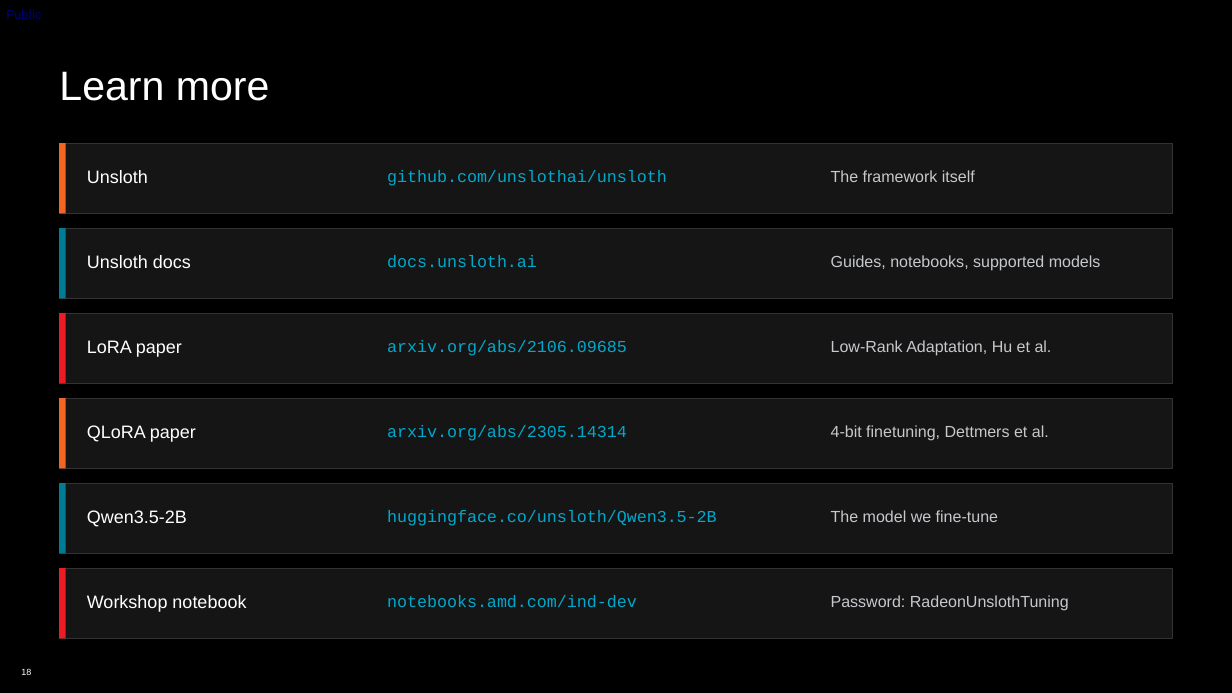
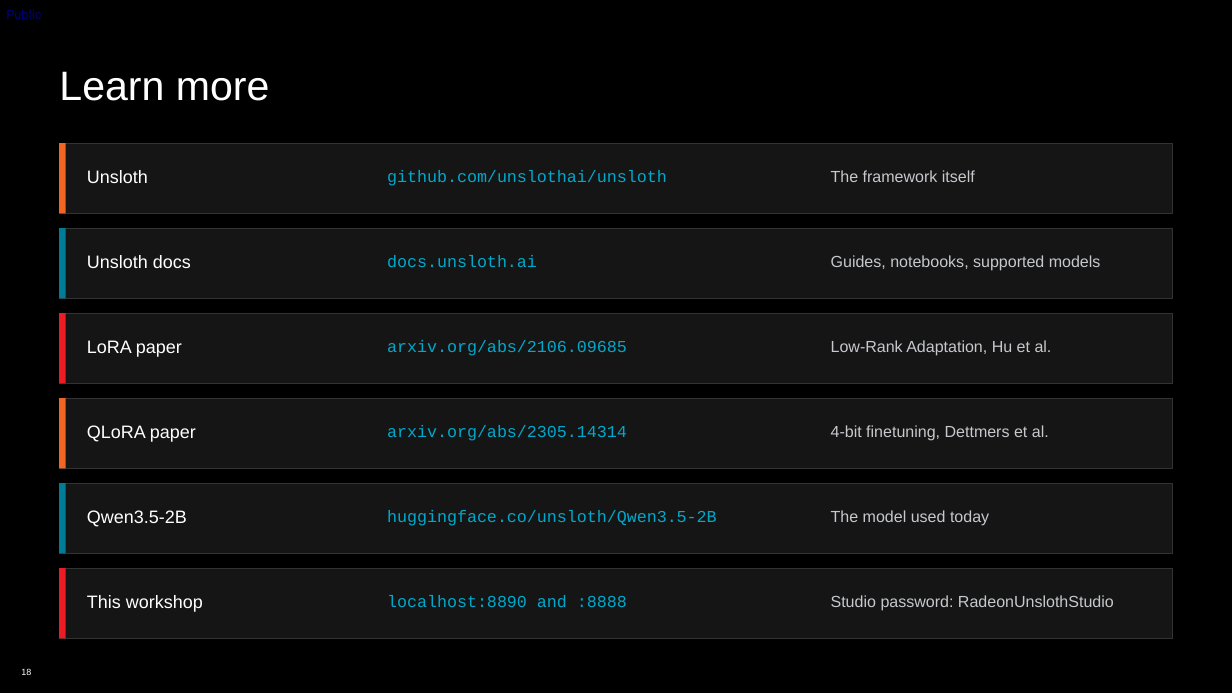
Before and after one commit to TwelveNights/Unsloth-RL-Workshop-on-Radeon, a slide deck: slide 18 of docs/AMD-Unsloth-Studio-Fine-tuning.pptx. Drawn at 1232x693 pixels with LibreOffice and Linux fonts; fonts in the diff are those of the drawing; background and template pictures are left out. Boxes give left, top, right and bottom in pixels: in the first picture for what was removed or moved away, otherwise in the second. Text is boxed around its words. In the diff, an @@ line names an element or a change of style, - is before the commit and + after.

```diff
--- a/docs/AMD-Unsloth-Studio-Fine-tuning.pptx
+++ b/docs/AMD-Unsloth-Studio-Fine-tuning.pptx
@@ text at <box>831,510,989,526</box>: text changed @@
-The model we fine-tune
+The model used today
@@ text at <box>87,595,203,612</box>: text changed @@
-Workshop notebook
+This workshop
@@ text at <box>387,595,627,607</box>: text changed @@
-notebooks.amd.com/ind-dev
+localhost:8890 and :8888
@@ text at <box>831,595,1114,611</box>: text changed @@
-Password: RadeonUnslothTuning
+Studio password: RadeonUnslothStudio
```
Also in this commit, not shown: 9 other slides changed, 10 other files.
